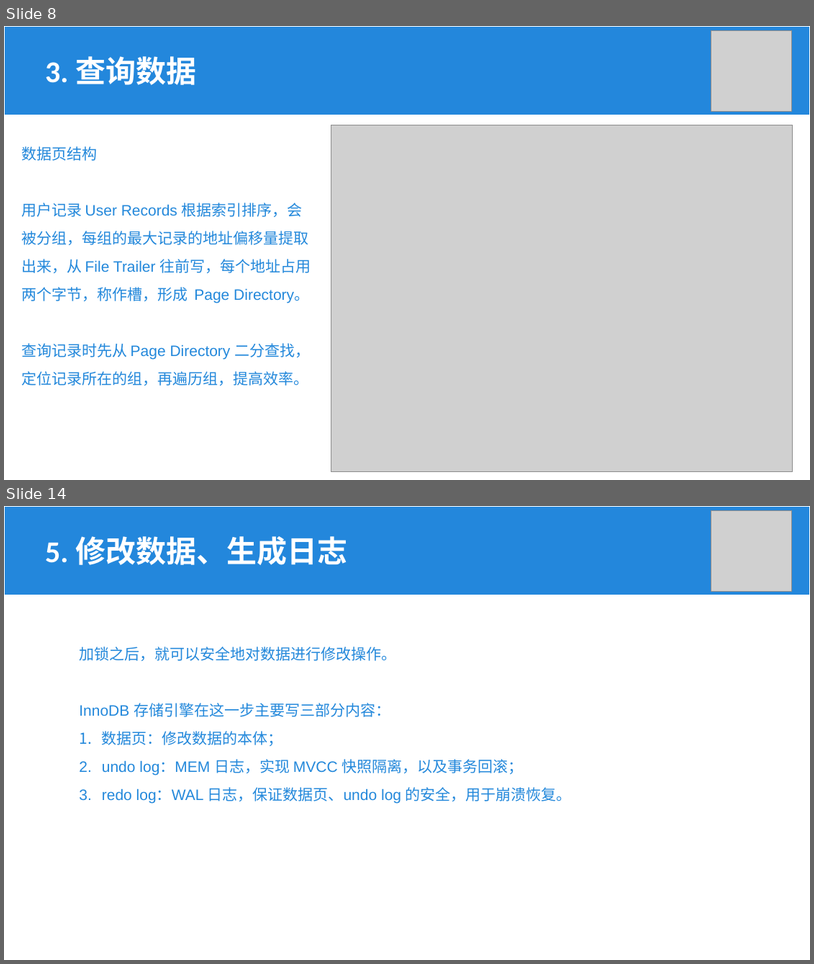
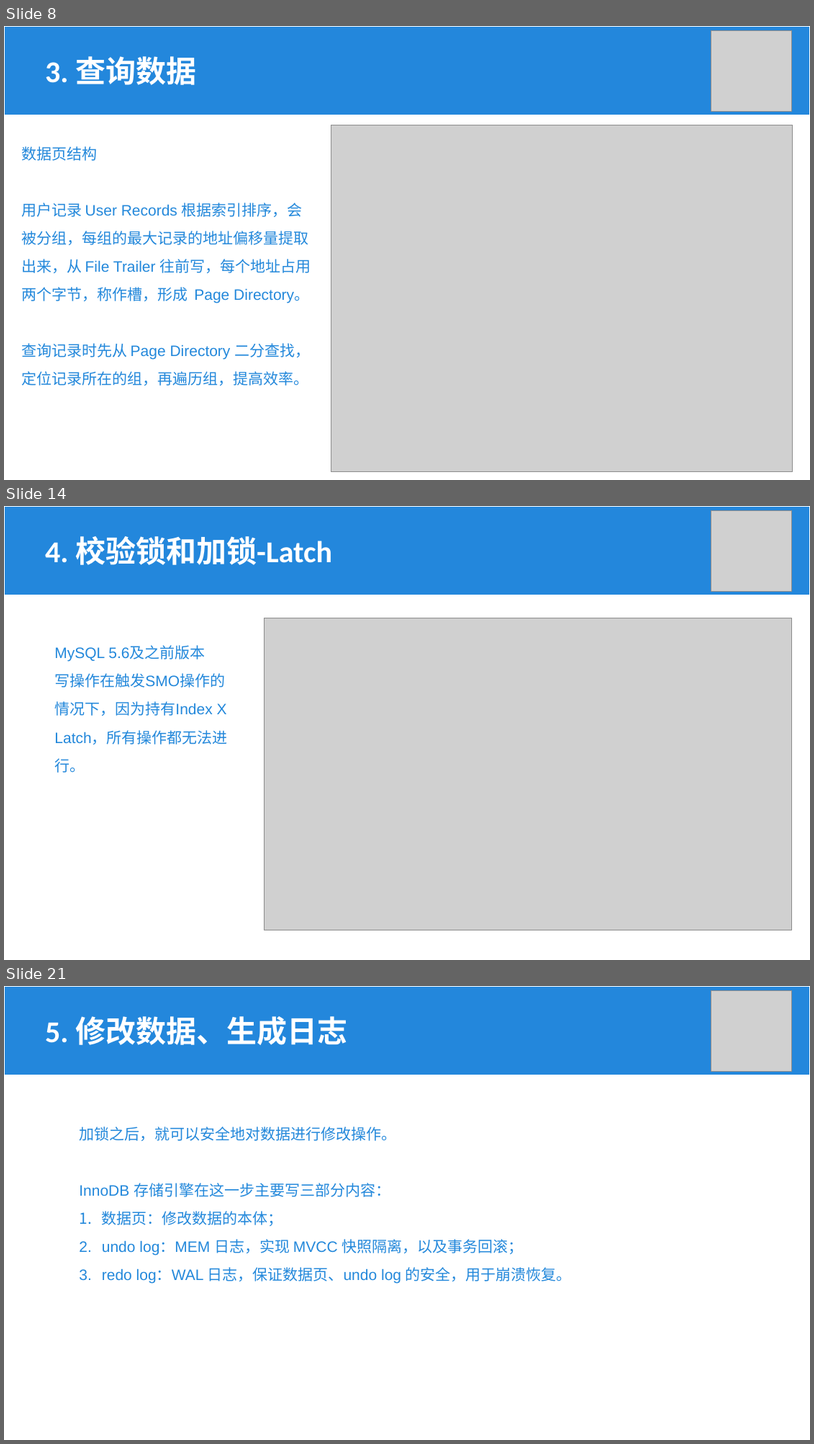
Before and after one commit to Khighness/bplustree, a slide deck: docs/cantai.pptx. Shown one above the other, each under a label of ours: slides 8 and 14 before the commit, slides 8, 14 and 21 after it; the slides between them are not shown. The pictures are 814x964 and 814x1444 pixels, drawn with LibreOffice and Linux fonts; fonts in the diff are those of the drawing; grey boxes stand for pictures. Boxes give left, top, right and bottom in pixels: in the first picture for what was removed or moved away, otherwise in the second. Text is boxed around its words. In the diff, an @@ line names an element or a change of style, - is before the commit and + after.

```diff
--- a/docs/cantai.pptx
+++ b/docs/cantai.pptx
@@ slide 14 added at [4,506,810,960], background #FFFFFF @@
@@ rectangle added at [4,506,810,595], fill #2387DC, outline #FFFFFF 1 pt @@
@@ picture added at [712,510,792,591] @@
@@ text added at [45,536,332,565], 36 pt, text #FFFFFF, bold @@
+4. 校验锁和加锁-Latch
@@ picture added at [264,618,792,929] @@
@@ text added at [54,646,227,772], 18 pt, text #2388DB @@
+MySQL 5.6及之前版本
+写操作在触发SMO操作的情况下，因为持有Index X Latch，所有操作都无法进行。
@@ what was slide 14 is now slide 21 @@
```
Also in this commit, not shown: 5 slides changed, 6 other slides added, 1 other file.
